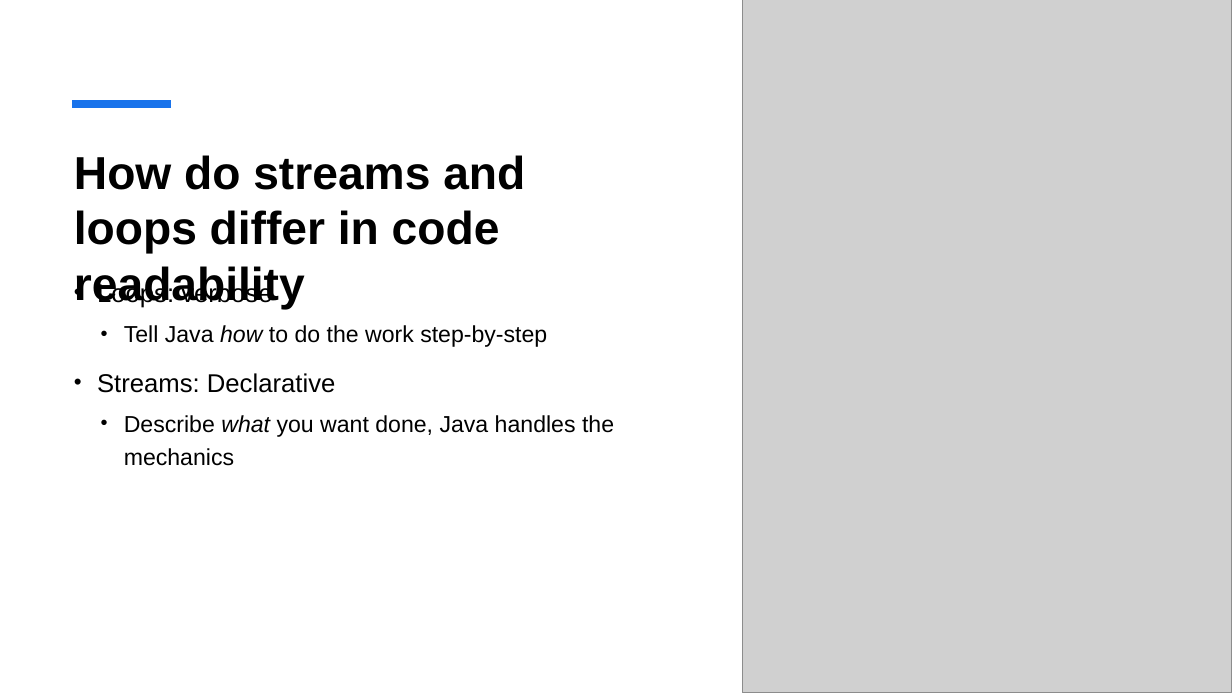
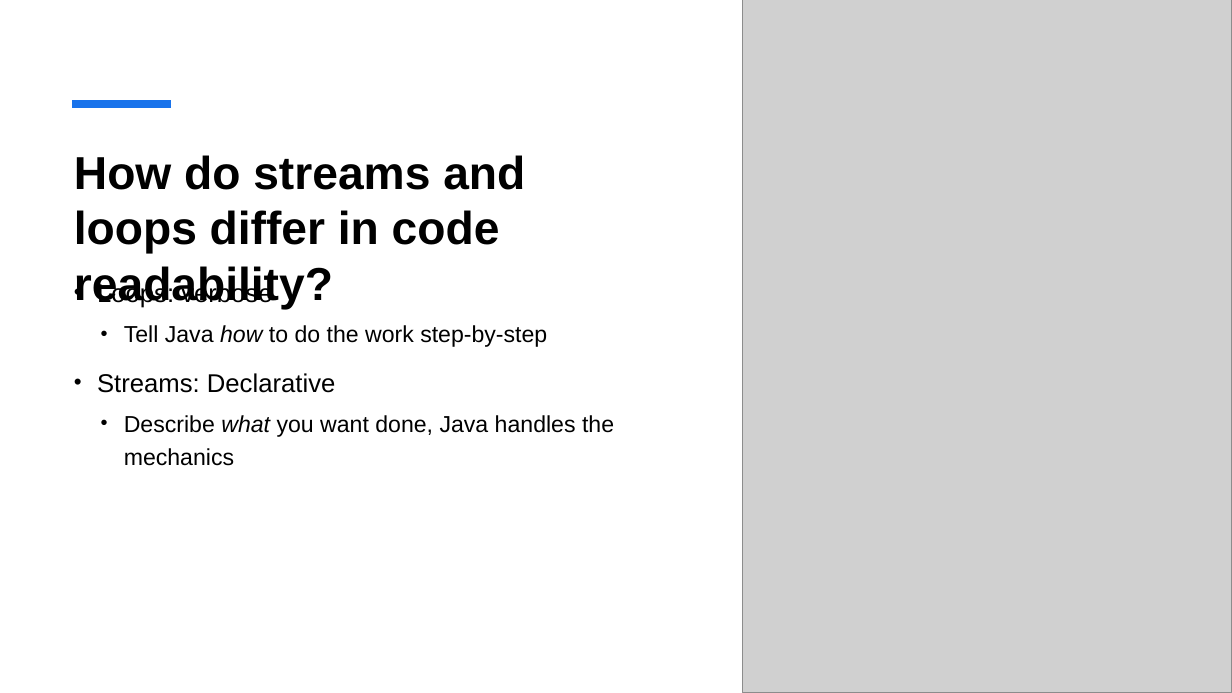
Before and after one commit to StefanBoudri/streams, a slide deck: slide 10 of presentation.pptx. Drawn at 1232x693 pixels with LibreOffice and Linux fonts; fonts in the diff are those of the drawing; grey boxes stand for pictures. Boxes give left, top, right and bottom in pixels: in the first picture for what was removed or moved away, otherwise in the second. Text is boxed around its words. In the diff, an @@ line names an element or a change of style, - is before the commit and + after.

```diff
--- a/presentation.pptx
+++ b/presentation.pptx
@@ title at [74, 155, 525, 309]: text changed @@
-How do streams and loops differ in code readability
+How do streams and loops differ in code readability?
```
Also in this commit, not shown: 4 other slides changed, 2 slides added.
